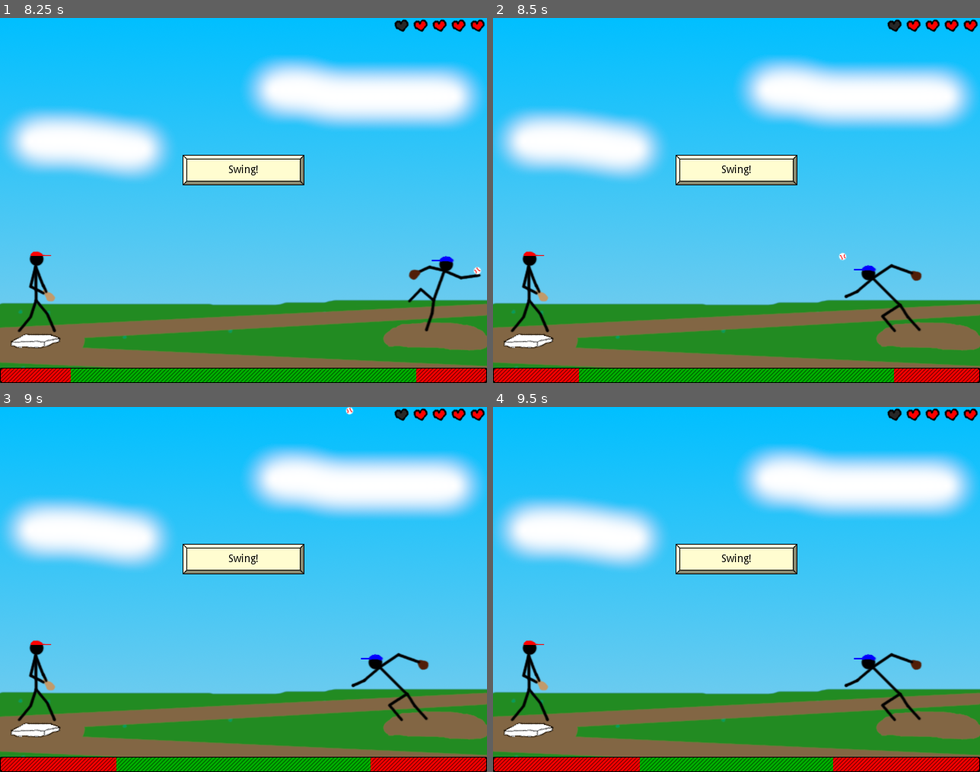
Above: before the commit, frames 1-4 (two rows, left to right).
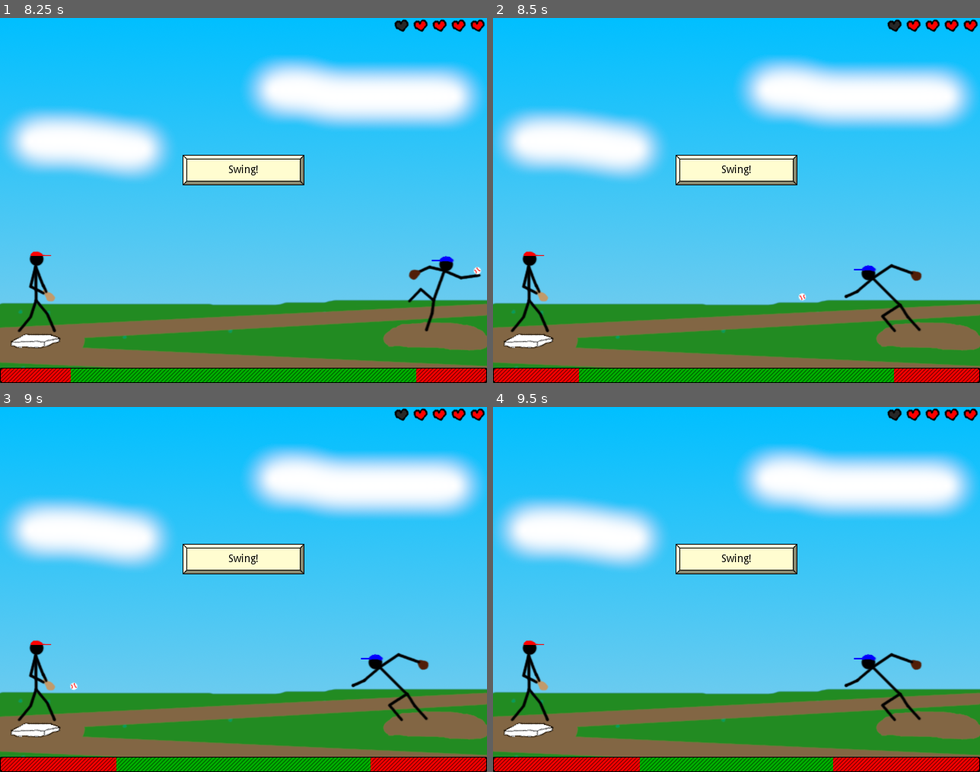
Above: after the commit, the same moments.

Repository: swashdev/minigame-madness
Game: Godot game, scene res://master/scenes/main.tscn
Same seed, same stepped clock (60 frames per second), same inputs: the game is played once before the commit and once after it.
Inputs:
- Up to frame 1 (8.25 s): hold Right (ui_right) 0.53-1.28 s; tap Space (ui_select) at 0.77, 1.52, 3.02, 3.77, 4.52, 6.02, 6.77, 7.52 s; hold Down (ui_down) 1.28-2.03 s; hold Right (ui_right) 2.03-2.78 s; hold Up (ui_up) 2.78-3.53 s; hold Left (ui_left) 3.53-5.03 s; hold Down (ui_down) 5.03-5.78 s; tap Enter at 5.75 s; hold Right (ui_right) 5.78-6.53 s; tap A at 6.5 s; hold Up (ui_up) 6.53-7.28 s; hold Right (ui_right) 7.28-8.03 s; hold Down (ui_down) from 8.03 s (still down)
- Up to frame 2 (8.5 s): keep holding Down (ui_down)
- Up to frame 3 (9 s): release Down (ui_down) at 8.78 s; hold Left (ui_left) from 8.78 s (still down)
- Up to frame 4 (9.5 s): keep holding Left (ui_left); tap Space (ui_select) at 9.02 s

Frame 1 is identical in both runs. In frame 2, less than 0.1% of the frame differs, in the area x 62-73%, y 64-78%; in frame 3, less than 0.1%, in the area x 14-73%, y 0-78%; in frame 4, nothing differs.

Commit message:
set the baseball's direction to -180.
Yeah, I misread the tutorial again.

Diff:
--- a/mini/baseball/scenes/projectiles/baseball.tscn
+++ b/mini/baseball/scenes/projectiles/baseball.tscn
@@ -7,7 +7,7 @@
 radius = 6.07728
 
 [node name="Baseball" instance=ExtResource( 1 )]
-_direction = -90.0
+_direction = -180.0
 spin_degrees = -360.0
 
 [node name="Sprite" type="Sprite" parent="." index="0"]
